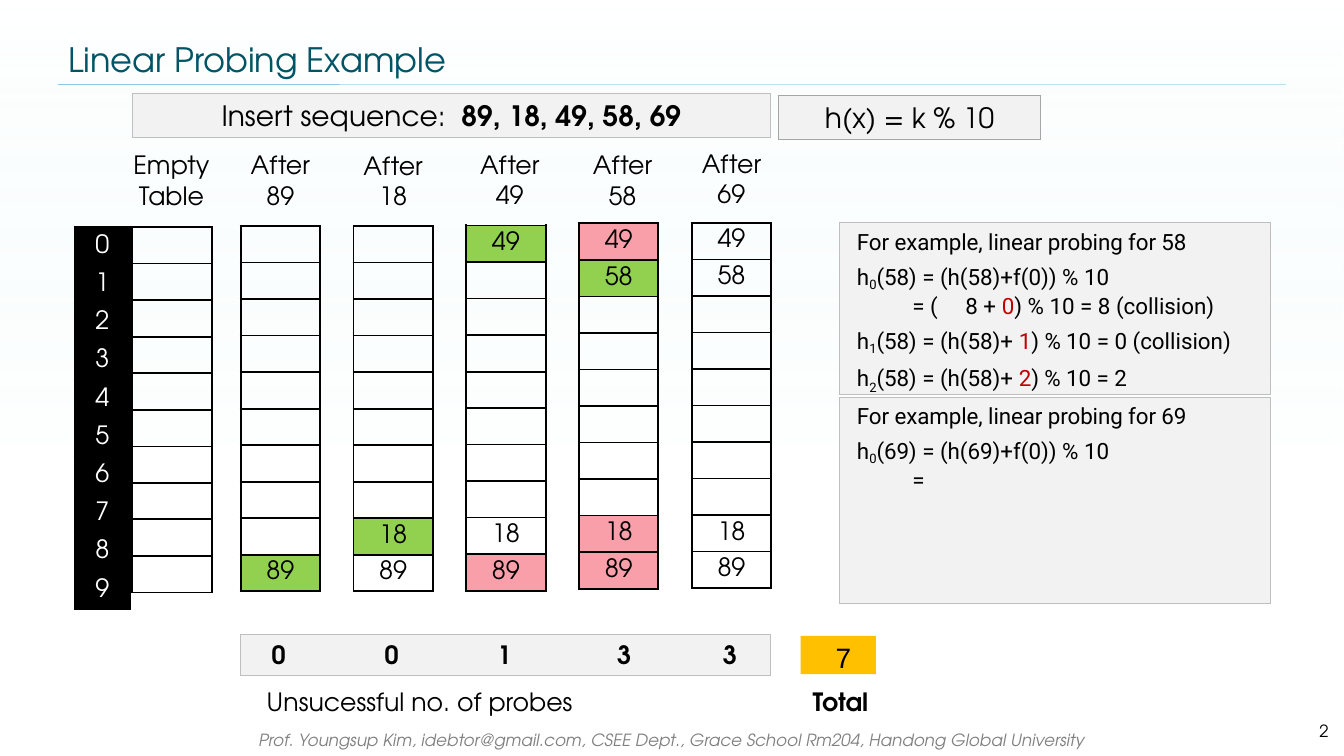
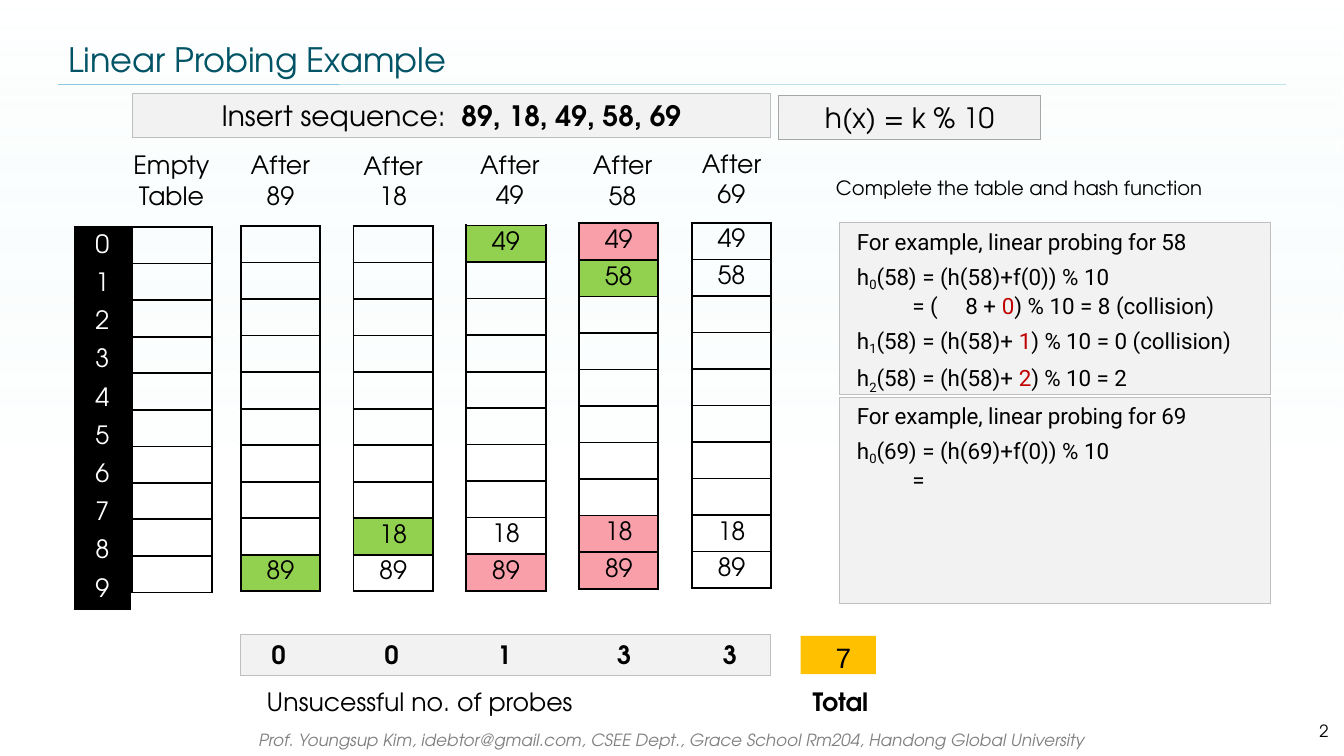
Before and after one commit to idebtor/nowic, a slide deck: slide 2 of ppts/PSet Final HashingQuiz.pptx. Drawn at 1344x756 pixels with LibreOffice and Linux fonts; fonts in the diff are those of the drawing; background and template pictures are left out. Boxes give left, top, right and bottom in pixels: in the first picture for what was removed or moved away, otherwise in the second. Text is boxed around its words. In the diff, an @@ line names an element or a change of style, - is before the commit and + after.

```diff
--- a/ppts/PSet Final HashingQuiz.pptx
+++ b/ppts/PSet Final HashingQuiz.pptx
@@ text added at (836,180,1202,199), 14 pt, text #000000 @@
+Complete the table and hash function
```
Also in this commit, not shown: 4 other slides changed, 2 other files.
